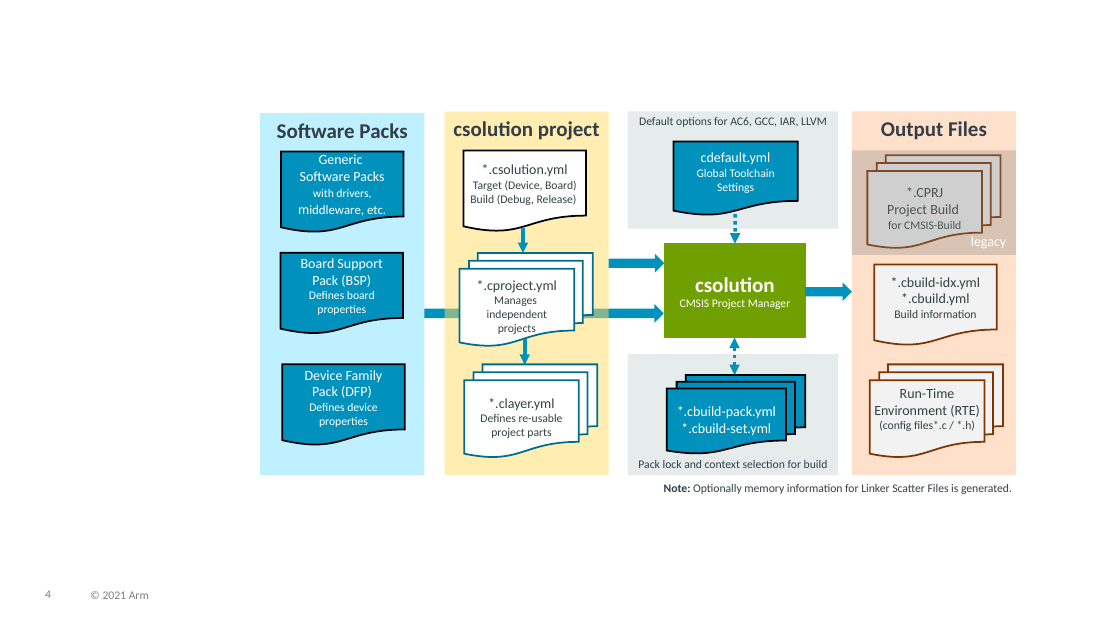
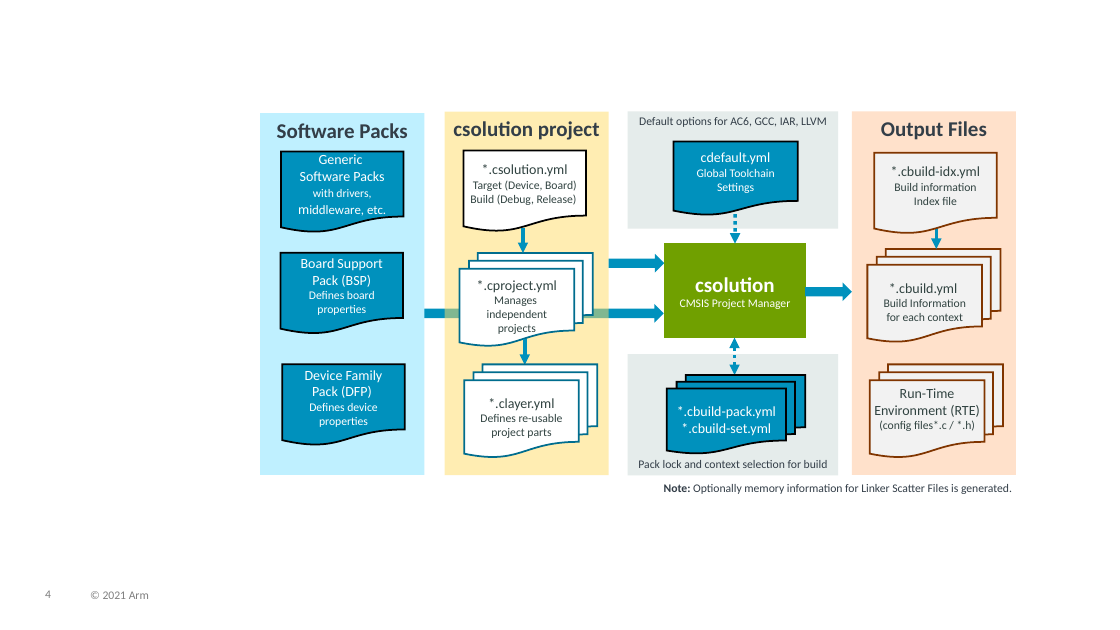
Before and after one commit to Open-CMSIS-Pack/cmsis-toolbox, a slide deck: slide 4 of docs/images/overview.pptx. Drawn at 1120x630 pixels with LibreOffice and Linux fonts; fonts in the diff are those of the drawing. Boxes give left, top, right and bottom in pixels: in the first picture for what was removed or moved away, otherwise in the second. Text is boxed around its words. In the diff, an @@ line names an element or a change of style, - is before the commit and + after.

Commit message:
CMSIS-Toolbox 2.6.0 User's Guide (#175)
Improved description for executes: node addresses issues:
- https://github.com/Open-CMSIS-Pack/cmsis-toolbox/issues/168
- https://github.com/Open-CMSIS-Pack/devtools/issues/1043
- https://github.com/Open-CMSIS-Pack/devtools/issues/1735
- https://github.com/Open-CMSIS-Pack/devtools/issues/1561
Added new cpackget options
https://github.com/Open-CMSIS-Pack/cpackget/issues/324
Added to cbuild-idx.yml apis, component file status, messages
Improve documentation for Linker Script generation

```diff
--- a/docs/images/overview.pptx
+++ b/docs/images/overview.pptx
@@ rectangle removed at [852, 150, 1016, 255] @@
-legacy
@@ flow chart document "*.cbuild-idx.yml Build information Index file": place and size @@
-flow chart document "*.cbuild-idx.yml Build information Index file" at [875, 265, 997, 346]
+flow chart document "*.cbuild-idx.yml Build information Index file" at [875, 153, 997, 234]
@@ text in flow chart document at [891, 166, 980, 205]: text changed; size 12 to 10 pt @@
-*.cbuild-idx.yml
-*.cbuild.yml
-Build information
+*.cbuild-idx.yml
+Build information
+Index file
@@ arrow added from (937, 228) to (937, 249), #0091BD 3 pt @@
@@ flow chart multidocument "*.cbuild.yml": place and size @@
-flow chart multidocument "*.cbuild.yml" at [868, 155, 1002, 249]
+flow chart multidocument "*.cbuild.yml" at [868, 249, 1002, 342]
@@ text in flow chart multidocument at [884, 283, 966, 321]: text changed; size 12 to 10 pt @@
-*.CPRJ
-Project Build
-for CMSIS-Build
+*.cbuild.yml
+Build Information for each context
```
Also in this commit, not shown: 9 other files.
